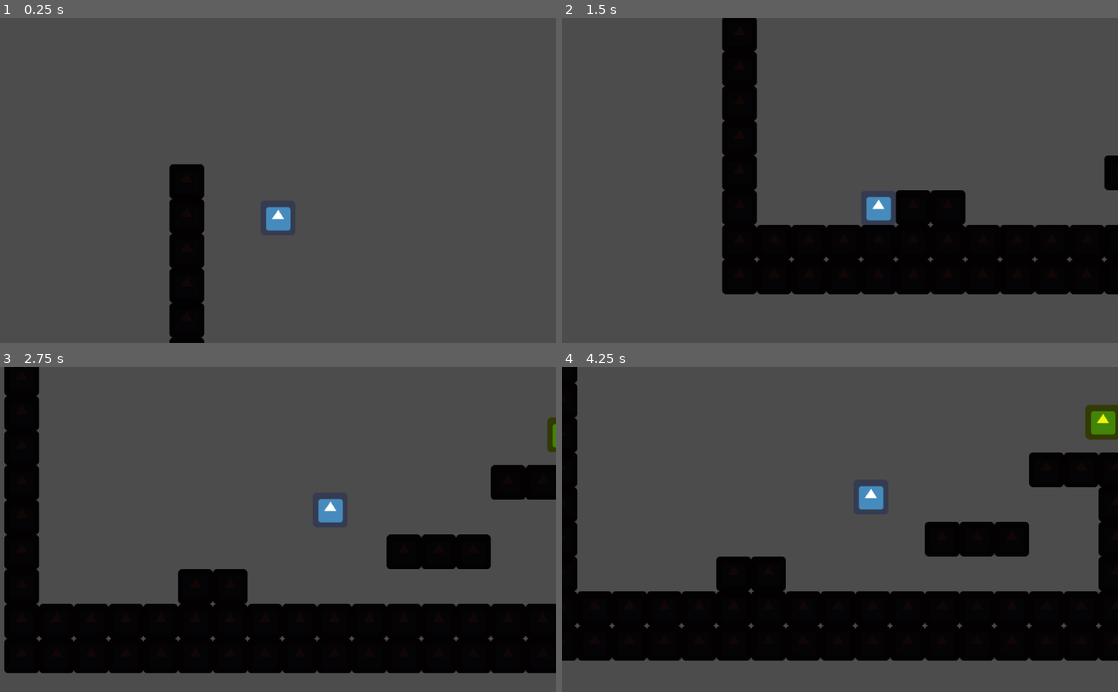
Above: before the commit, frames 1-4 (two rows, left to right).
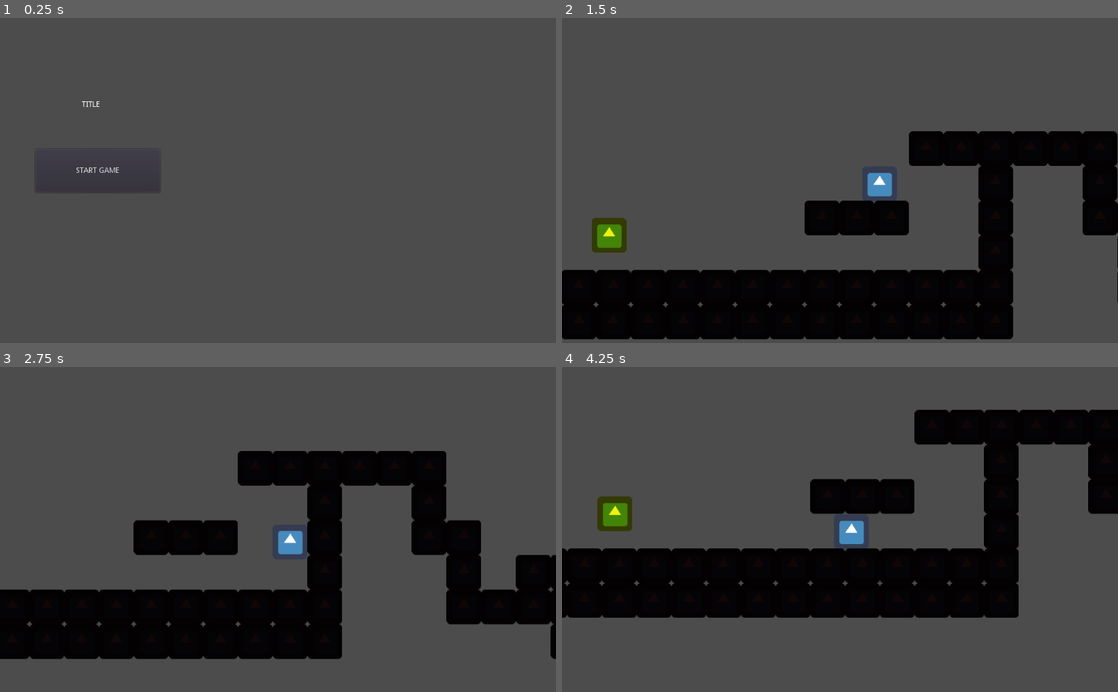
Above: after the commit, the same moments.

Repository: Khaleer/gamejam
Game: Godot game, scene res://main.tscn
The game is run twice, just before and just after one commit, with the same random seed, the same clock (stepped at 60 frames per second) and the same inputs. Before the commit the project starts from res://main_scene.tscn. The engine's default icon, where the game draws it, is replaced by a stand-in: a white triangle on a blue panel in a dark square.
Inputs (mouse positions are in pixels of both pictures, inside the frame that each line leads up to):
- Up to frame 1 (0.25 s): no input
- Up to frame 2 (1.5 s): click (662, 170) at 0.5 s, where only the run after the commit has a clickable "START GAME"; hold Right (right) from 1.28 s (still down); hold Shift (fast_movement) from 1.28 s (still down)
- Up to frame 3 (2.75 s): keep holding Right (right); tap W (jump) at 1.52, 2.27 s; release Shift (fast_movement) at 2.03 s; tap Shift (fast_movement) at 2.1 s
- Up to frame 4 (4.25 s): release Right (right) at 2.78 s; hold A (left) 2.78-3.53 s; hold Shift (fast_movement) 2.78-3.53 s; hold Right (right) from 3.53 s (still down); tap Shift (fast_movement) at 3.6 s; tap W (jump) at 3.77 s

The runs differ from the first frame. In frame 1, 3.8% of the frame differs, in the area x 7-53%, y 25-100%; in frame 2, 36%; in frame 3, 31%; in frame 4, 37%, in the area x 0-100%, y 0-91%.

Commit message:
UI, item system and time machine
Item needs to be found to start time machine yay!

Diff:
--- a/game/items/Time_machine.gd
+++ b/game/items/Time_machine.gd
@@ -2,5 +2,5 @@
 
 
 func _on_Time_machine_body_entered(body: Node) -> void:
-	if body.is_in_group("player"):
+	if body.is_in_group("player") and Global.item_one_collected == true:
 		get_tree().change_scene("res://levels/Level_2.tscn")
--- a/game/levels/Level_1.tscn
+++ b/game/levels/Level_1.tscn
@@ -1,15 +1,19 @@
-[gd_scene load_steps=4 format=2]
+[gd_scene load_steps=5 format=2]
 
 [ext_resource path="res://items/Time_machine.tscn" type="PackedScene" id=1]
 [ext_resource path="res://player/player.tscn" type="PackedScene" id=2]
 [ext_resource path="res://levels/tileset_1.tscn" type="PackedScene" id=3]
+[ext_resource path="res://items/item.tscn" type="PackedScene" id=4]
 
 [node name="Level_1" type="Node2D"]
 
 [node name="player" parent="." instance=ExtResource( 2 )]
-position = Vector2( 192, 0 )
+position = Vector2( 752, 320 )
 
 [node name="level" parent="." instance=ExtResource( 3 )]
 
 [node name="Time_machine" parent="." instance=ExtResource( 1 )]
 position = Vector2( 1640, 288 )
+
+[node name="items" parent="." instance=ExtResource( 4 )]
+position = Vector2( 344, 448 )
--- a/game/main.tscn
+++ b/game/main.tscn
@@ -11,24 +11,38 @@
 }
 
 [node name="Label" type="Label" parent="."]
-anchor_right = 0.334
-anchor_bottom = 0.097
-margin_left = 64.0
-margin_top = 64.0
-margin_right = -86.016
-margin_bottom = 69.8
+margin_left = 48.3394
+margin_top = 122.303
+margin_right = 288.339
+margin_bottom = 199.303
 text = "TITLE"
 align = 1
 valign = 1
+__meta__ = {
+"_edit_use_anchors_": false
+}
 
-[node name="Button" type="Button" parent="."]
-margin_left = 64.0
-margin_top = 448.0
-margin_right = 256.0
-margin_bottom = 504.0
+[node name="MarginContainer" type="MarginContainer" parent="."]
+margin_left = 40.0
+margin_top = 232.0
+margin_right = 320.96
+margin_bottom = 332.0
+custom_constants/margin_right = 25
+custom_constants/margin_top = 10
+custom_constants/margin_left = 25
+custom_constants/margin_bottom = 10
+__meta__ = {
+"_edit_use_anchors_": false
+}
+
+[node name="Button" type="Button" parent="MarginContainer"]
+margin_left = 25.0
+margin_top = 10.0
+margin_right = 255.0
+margin_bottom = 90.0
 text = "START GAME"
 __meta__ = {
 "_edit_use_anchors_": false
 }
 
-[connection signal="pressed" from="Button" to="." method="_on_Button_pressed"]
+[connection signal="pressed" from="MarginContainer/Button" to="." method="_on_Button_pressed"]
--- a/game/project.godot
+++ b/game/project.godot
@@ -11,7 +11,7 @@
 [application]
 
 config/name="Game"
-run/main_scene="res://main_scene.tscn"
+run/main_scene="res://main.tscn"
 config/icon="res://icon.png"
 
 [autoload]
